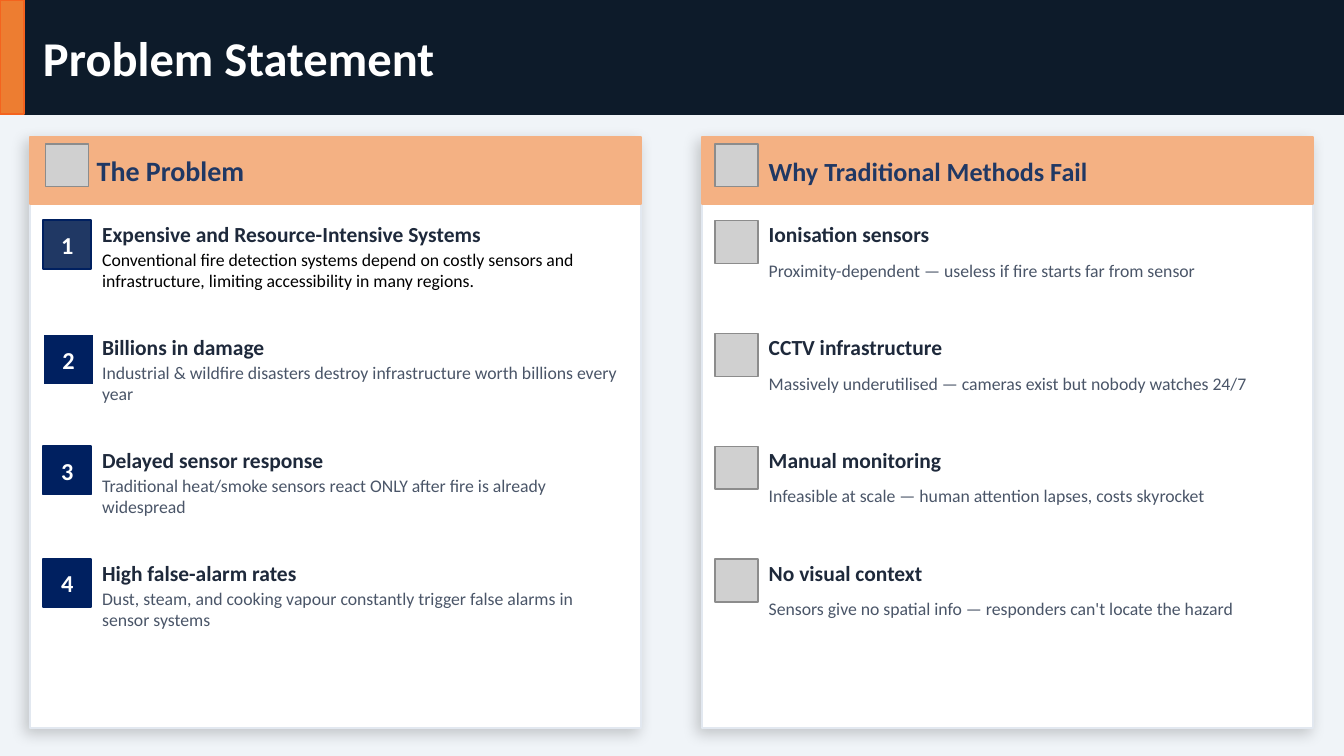
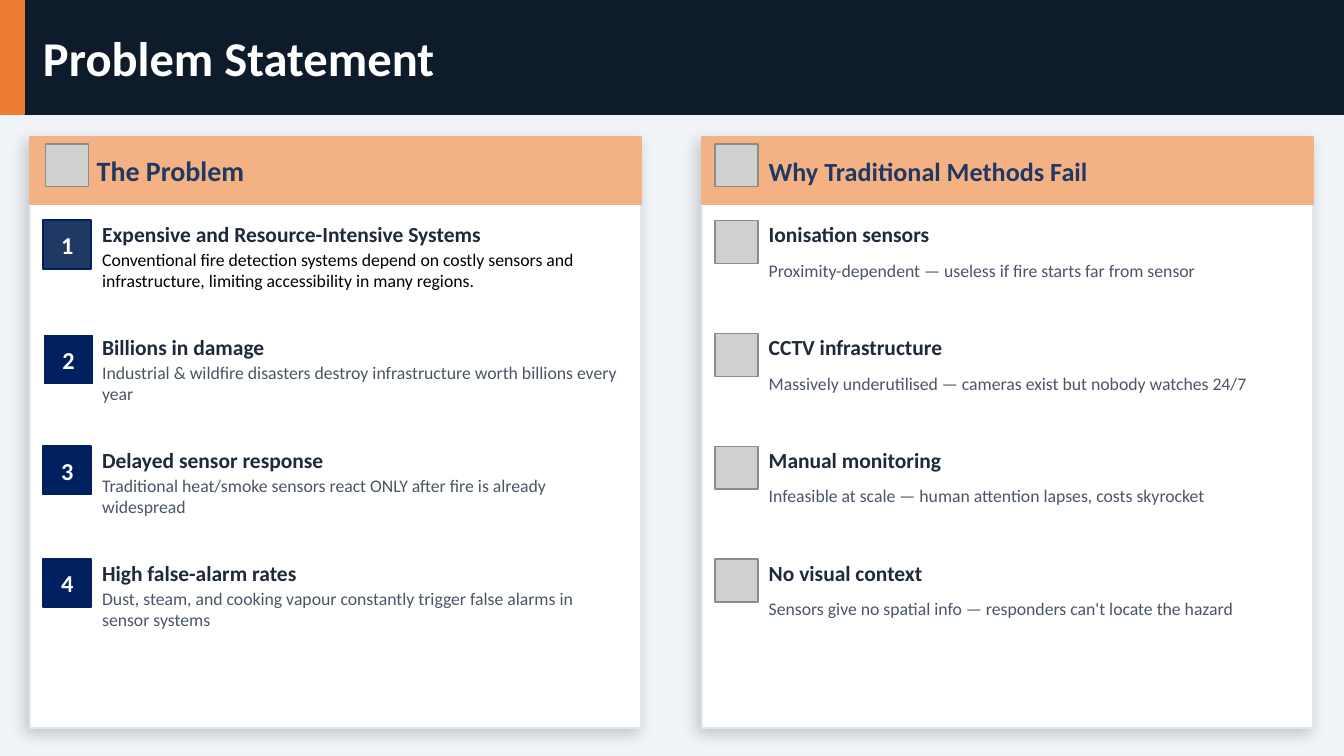
Before and after one commit to Starner22/Cse468-Fire-and-Smoke-Detection, a slide deck: slide 2 of others/Final slides (G7).pptx. Drawn at 1344x756 pixels with LibreOffice and Linux fonts; fonts in the diff are those of the drawing; grey boxes stand for pictures. Boxes give left, top, right and bottom in pixels: in the first picture for what was removed or moved away, otherwise in the second. Text is boxed around its words. In the diff, an @@ line names an element or a change of style, - is before the commit and + after.

```diff
--- a/others/Final slides (G7).pptx
+++ b/others/Final slides (G7).pptx
@@ rectangle at bbox=[0, 0, 24, 114]: outline #F4631E 1 pt to #ED7D31 1 pt @@
```
Also in this commit, not shown: 3 other slides changed, 2 other files.
